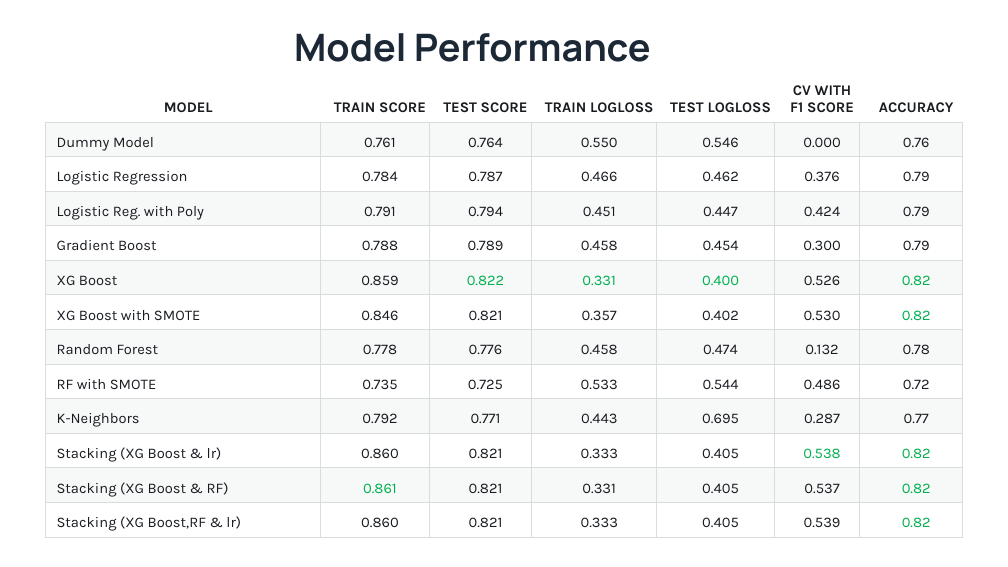
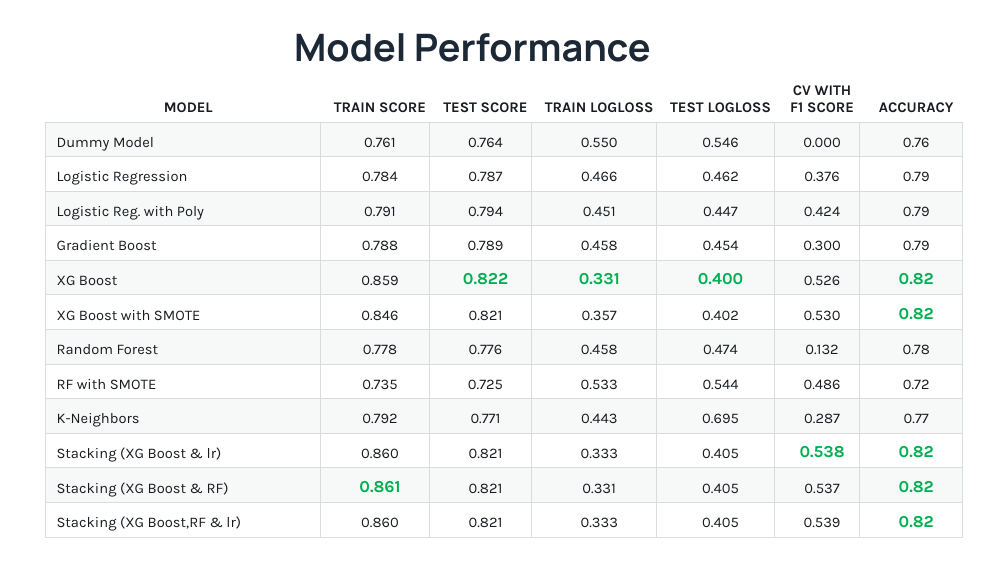
Before and after one commit to yasiSriLanka/dsc-capstone-Creditworthiness-of-Borrowers-prediction, a slide deck: slide 6 of Machine Learning Model - DefaultShield.pptx. Drawn at 1008x567 pixels with LibreOffice and Linux fonts; fonts in the diff are those of the drawing. Boxes give left, top, right and bottom in pixels: in the first picture for what was removed or moved away, otherwise in the second. Text is boxed around its words. In the diff, an @@ line names an element or a change of style, - is before the commit and + after.

```diff
--- a/Machine Learning Model - DefaultShield.pptx
+++ b/Machine Learning Model - DefaultShield.pptx
@@ table at (45,70,963,537) @@
@@ size 14 to 16 pt, bold on in "0.822", "0.331", "0.400", "0.82" and 6 more places @@
```
Also in this commit, not shown: 7 other slides changed, 4 other files.
